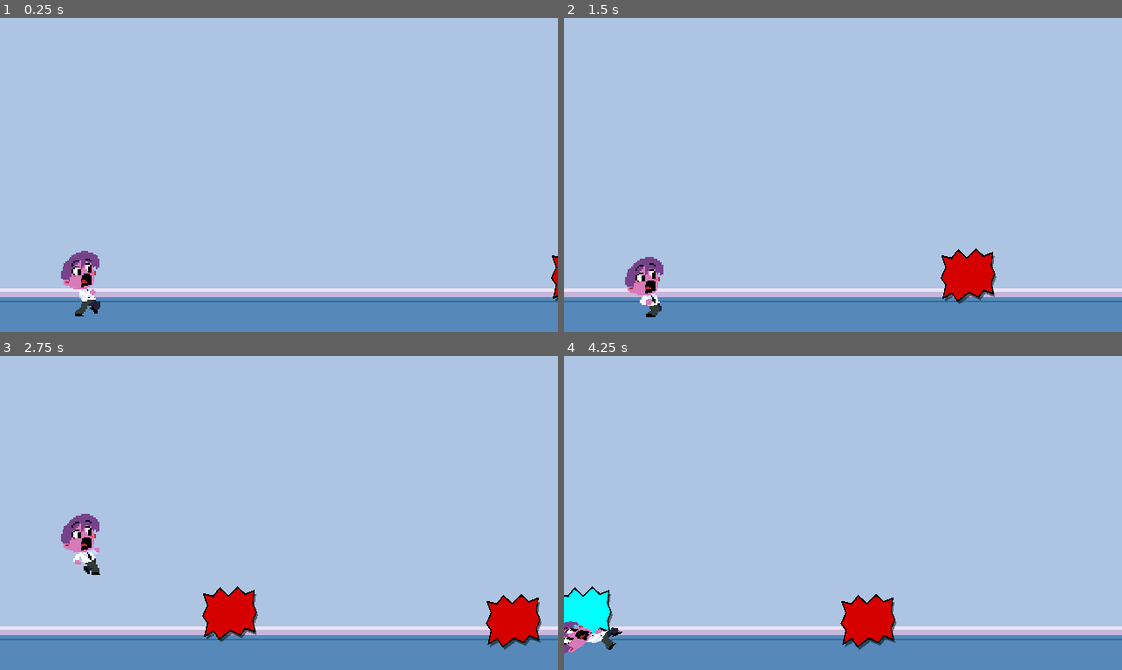
Above: before the commit, frames 1-4 (two rows, left to right).
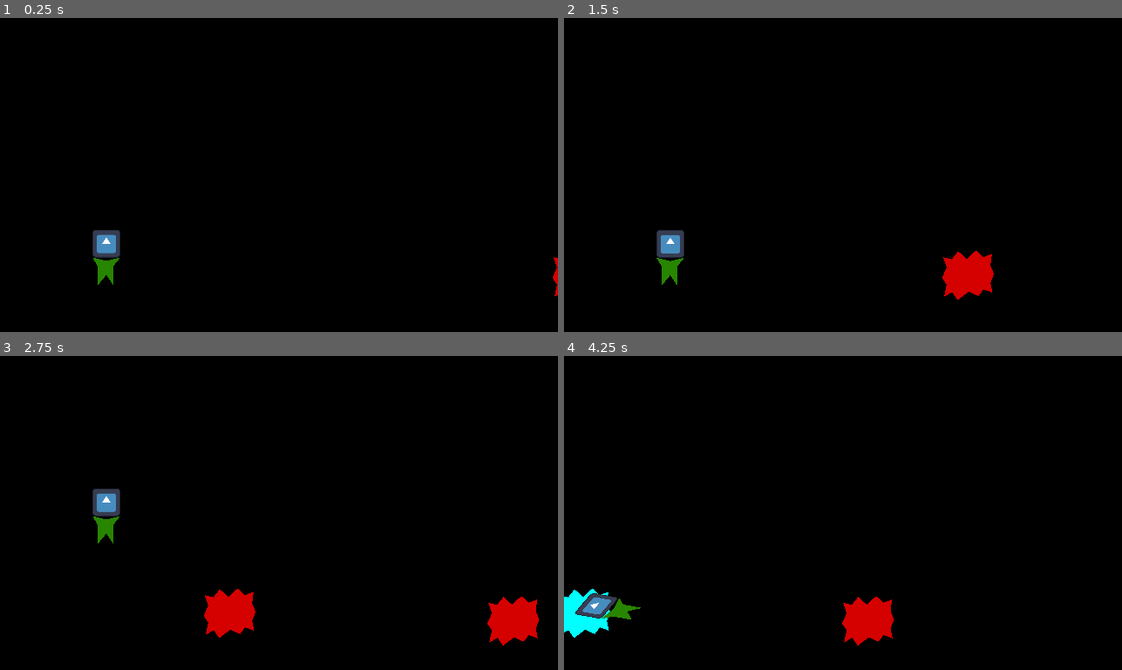
Above: after the commit, the same moments.

Repository: ArtfulJW/GGJ2024_UltimateGameJamGang
Game: Godot game, scene res://main.tscn
Same seed, same stepped clock (60 frames per second), same inputs: the game is played once before the commit and once after it. The engine's default icon, where the game draws it, is replaced by a stand-in: a white triangle on a blue panel in a dark square.
Inputs:
- Up to frame 1 (0.25 s): no input
- Up to frame 2 (1.5 s): hold Up (ui_up) 0.53-1.28 s; hold Down (ui_down) from 1.28 s (still down)
- Up to frame 3 (2.75 s): release Down (ui_down) at 2.03 s; hold Up (ui_up) from 2.03 s (still down)
- Up to frame 4 (4.25 s): release Up (ui_up) at 3.53 s; hold Down (ui_down) from 3.53 s (still down)

The runs differ from the first frame. In frame 1, 100% of the frame differs, in the area x 0-100%, y 0-100%; in frame 2, 99%; in frame 3, 97%; in frame 4, 98%.

Commit message:
Revert "Merge pull request #3 from ArtfulJW/patti/animations"
This reverts commit 3e72e77e2276580c1e0999d7a0717aced04ea88f, reversing
changes made to fc77879779d8cf4f392b173455d81d5766cc7b95.

Diff:
--- a/background.tscn
+++ /dev/null
@@ -1,17 +0,0 @@
-[gd_scene load_steps=2 format=3 uid="uid://dk6yr47j6u4lw"]
-
-[ext_resource type="Texture2D" uid="uid://dyfb2monj7nwl" path="res://assets/sprites/FloorTile.png" id="1_lg1vh"]
-
-[node name="Background" type="Node2D"]
-
-[node name="ColorRect" type="ColorRect" parent="."]
-offset_right = 320.0
-offset_bottom = 180.0
-color = Color(0.682353, 0.768627, 0.890196, 1)
-
-[node name="TextureRect" type="TextureRect" parent="."]
-texture_filter = 1
-offset_top = 140.0
-offset_right = 320.0
-offset_bottom = 180.0
-texture = ExtResource("1_lg1vh")
--- a/main.tscn
+++ b/main.tscn
@@ -1,10 +1,9 @@
-[gd_scene load_steps=6 format=3 uid="uid://bq1prucegybu3"]
+[gd_scene load_steps=5 format=3 uid="uid://bq1prucegybu3"]
 
 [ext_resource type="Script" path="res://main.gd" id="1_grmto"]
 [ext_resource type="PackedScene" uid="uid://dlb28bmmmfoux" path="res://Thoughts/thought_spawner.tscn" id="1_meu4n"]
-[ext_resource type="PackedScene" uid="uid://dkxd3khyh0ysq" path="res://player.tscn" id="2_bktbs"]
+[ext_resource type="PackedScene" path="res://player.tscn" id="2_bktbs"]
 [ext_resource type="PackedScene" uid="uid://dg20pm8j1cfuw" path="res://Screens/hue_shift_shader.tscn" id="2_xgoeb"]
-[ext_resource type="PackedScene" uid="uid://dk6yr47j6u4lw" path="res://background.tscn" id="5_ismqn"]
 
 [node name="Main" type="Node2D"]
 script = ExtResource("1_grmto")
@@ -14,8 +13,4 @@
 [node name="ThoughtSpawner" parent="." instance=ExtResource("1_meu4n")]
 
 [node name="Player" parent="." instance=ExtResource("2_bktbs")]
-position = Vector2(40, 170)
-
-[node name="Background" parent="." instance=ExtResource("5_ismqn")]
-z_index = -1
-texture_filter = 1
+position = Vector2(53, 153)
--- a/player.gd
+++ b/player.gd
@@ -58,7 +58,6 @@
 		skew = lerp(skew, skew_dest, delta * X_SPEED)
 
 func on_thought_passed():
-	print("bruh")
 	x_dest += 16
 
 func on_collision():
--- a/player.tscn
+++ b/player.tscn
@@ -1,83 +1,11 @@
-[gd_scene load_steps=15 format=3 uid="uid://dkxd3khyh0ysq"]
+[gd_scene load_steps=4 format=3 uid="uid://dkxd3khyh0ysq"]
 
 [ext_resource type="Script" path="res://player.gd" id="1_gd3j7"]
-[ext_resource type="Texture2D" uid="uid://h6jp5dcj2kwg" path="res://assets/sprites/Sprites/protag_run.png" id="2_44taq"]
+[ext_resource type="Texture2D" uid="uid://ci2g7wgulpew2" path="res://icon.svg" id="1_l4jpk"]
 
 [sub_resource type="CapsuleShape2D" id="CapsuleShape2D_b87ka"]
 radius = 8.0
 height = 32.0
-
-[sub_resource type="AtlasTexture" id="AtlasTexture_bhln6"]
-atlas = ExtResource("2_44taq")
-region = Rect2(0, 0, 32, 50)
-
-[sub_resource type="AtlasTexture" id="AtlasTexture_s0p2u"]
-atlas = ExtResource("2_44taq")
-region = Rect2(32, 0, 32, 50)
-
-[sub_resource type="AtlasTexture" id="AtlasTexture_8om5j"]
-atlas = ExtResource("2_44taq")
-region = Rect2(64, 0, 32, 50)
-
-[sub_resource type="AtlasTexture" id="AtlasTexture_uu05g"]
-atlas = ExtResource("2_44taq")
-region = Rect2(96, 0, 32, 50)
-
-[sub_resource type="AtlasTexture" id="AtlasTexture_x81po"]
-atlas = ExtResource("2_44taq")
-region = Rect2(128, 0, 32, 50)
-
-[sub_resource type="AtlasTexture" id="AtlasTexture_afs88"]
-atlas = ExtResource("2_44taq")
-region = Rect2(160, 0, 32, 50)
-
-[sub_resource type="AtlasTexture" id="AtlasTexture_1hqhy"]
-atlas = ExtResource("2_44taq")
-region = Rect2(192, 0, 32, 50)
-
-[sub_resource type="AtlasTexture" id="AtlasTexture_6p8up"]
-atlas = ExtResource("2_44taq")
-region = Rect2(224, 0, 32, 50)
-
-[sub_resource type="SpriteFrames" id="SpriteFrames_7ipuq"]
-animations = [{
-"frames": [{
-"duration": 1.0,
-"texture": SubResource("AtlasTexture_bhln6")
-}, {
-"duration": 1.0,
-"texture": SubResource("AtlasTexture_s0p2u")
-}, {
-"duration": 1.0,
-"texture": SubResource("AtlasTexture_8om5j")
-}, {
-"duration": 1.0,
-"texture": SubResource("AtlasTexture_uu05g")
-}, {
-"duration": 1.0,
-"texture": SubResource("AtlasTexture_x81po")
-}, {
-"duration": 1.0,
-"texture": SubResource("AtlasTexture_afs88")
-}, {
-"duration": 1.0,
-"texture": SubResource("AtlasTexture_1hqhy")
-}, {
-"duration": 1.0,
-"texture": SubResource("AtlasTexture_6p8up")
-}],
-"loop": true,
-"name": &"running",
-"speed": 12.0
-}]
-
-[sub_resource type="Animation" id="Animation_catp8"]
-resource_name = "running"
-
-[sub_resource type="AnimationLibrary" id="AnimationLibrary_ko36g"]
-_data = {
-"running": SubResource("Animation_catp8")
-}
 
 [node name="Player" type="CharacterBody2D"]
 collision_mask = 0
@@ -87,19 +15,14 @@
 position = Vector2(8, -16)
 shape = SubResource("CapsuleShape2D_b87ka")
 
-[node name="AnimatedSprite2D" type="AnimatedSprite2D" parent="."]
-texture_filter = 1
-position = Vector2(9, -21)
-scale = Vector2(0.875, 0.875)
-sprite_frames = SubResource("SpriteFrames_7ipuq")
-animation = &"running"
-autoplay = "running"
+[node name="Sprite2D" type="Sprite2D" parent="."]
+position = Vector2(8, -24)
+scale = Vector2(0.125, 0.125)
+texture = ExtResource("1_l4jpk")
 
-[node name="AnimationPlayer" type="AnimationPlayer" parent="AnimatedSprite2D"]
-root_node = NodePath("../..")
-libraries = {
-"": SubResource("AnimationLibrary_ko36g")
-}
+[node name="Polygon2D" type="Polygon2D" parent="."]
+color = Color(0.160784, 0.52549, 0, 1)
+polygon = PackedVector2Array(0, -16, 8, -14, 16, -16, 12, -11, 12, -8, 12, 0, 8, -6, 3, 0, 3, -8, 3, -11)
 
 [node name="SlideTimer" type="Timer" parent="."]
 one_shot = true
Binary file removed: assets/sprites/DeskClock.png
Not shown, removed: assets/sprites/DeskClock.png.import
Binary file removed: assets/sprites/DeskNotes.png
Not shown, removed: assets/sprites/DeskNotes.png.import
Binary file removed: assets/sprites/DeskPic.png
Not shown, removed: assets/sprites/DeskPic.png.import
Binary file removed: assets/sprites/FloorTile.png
Not shown, removed: assets/sprites/FloorTile.png.import
Binary file removed: assets/sprites/Plant1.png
Not shown, removed: assets/sprites/Plant1.png.import
Binary file removed: assets/sprites/Plant2.png
Not shown, removed: assets/sprites/Plant2.png.import
(and 40 more such lines)
